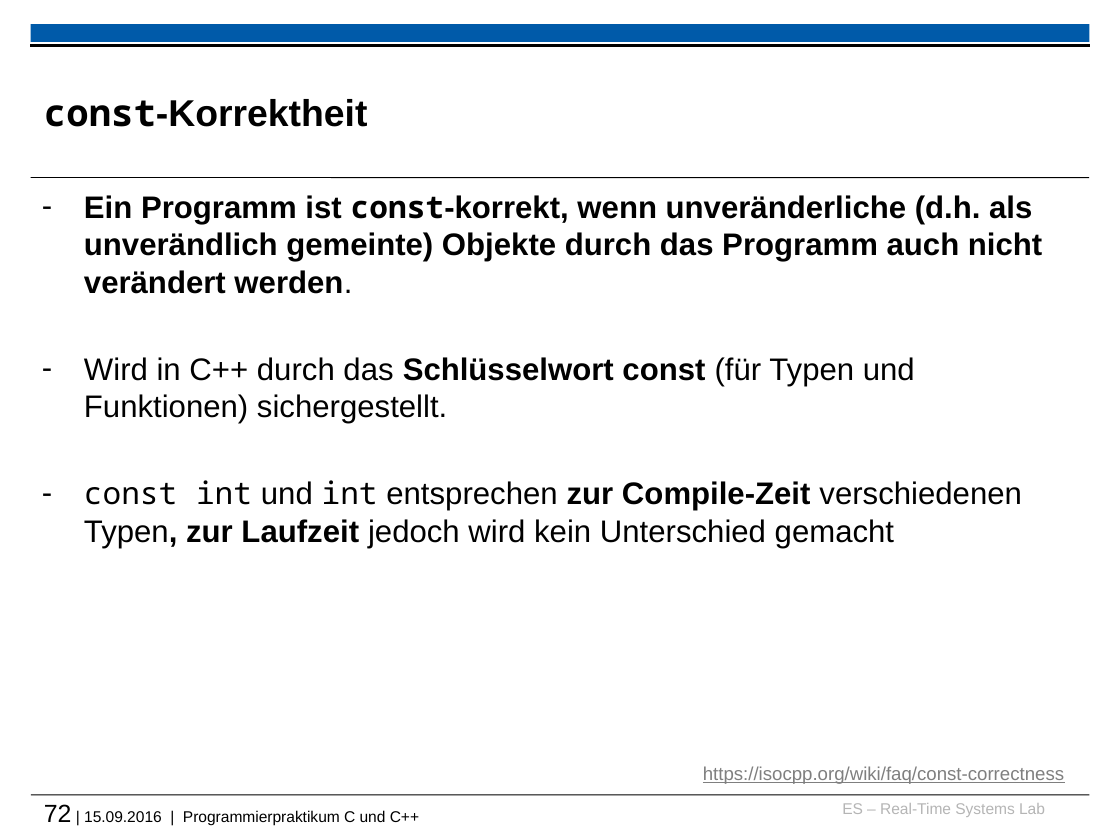
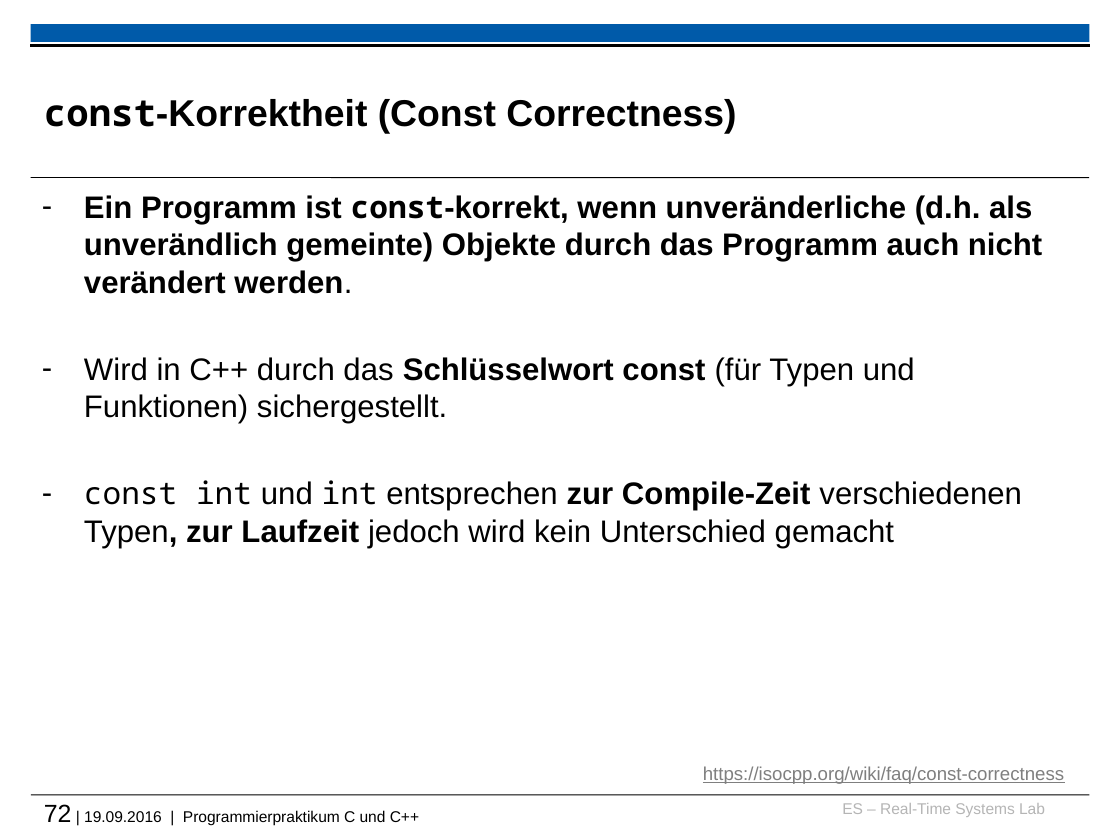
Before and after one commit to h82k/tud-cppp, a slide deck: slide 72 of cppp_lecture.pptx. Drawn at 1120x840 pixels with LibreOffice and Linux fonts; fonts in the diff are those of the drawing; background and template pictures are left out. Boxes give left, top, right and bottom in pixels: in the first picture for what was removed or moved away, otherwise in the second. Text is boxed around its words. In the diff, an @@ line names an element or a change of style, - is before the commit and + after.

```diff
--- a/cppp_lecture.pptx
+++ b/cppp_lecture.pptx
@@ title at (x1=44, y1=99, x2=736, y2=133): text changed @@
-const-Korrektheit
+const-Korrektheit (Const Correctness)
@@ text at (x1=44, y1=804, x2=419, y2=825): text changed @@
-72 | 15.09.2016 | Programmierpraktikum C und C++
+72 | 19.09.2016 | Programmierpraktikum C und C++
```
Also in this commit, not shown: 11 other slides changed, 3 other files.
